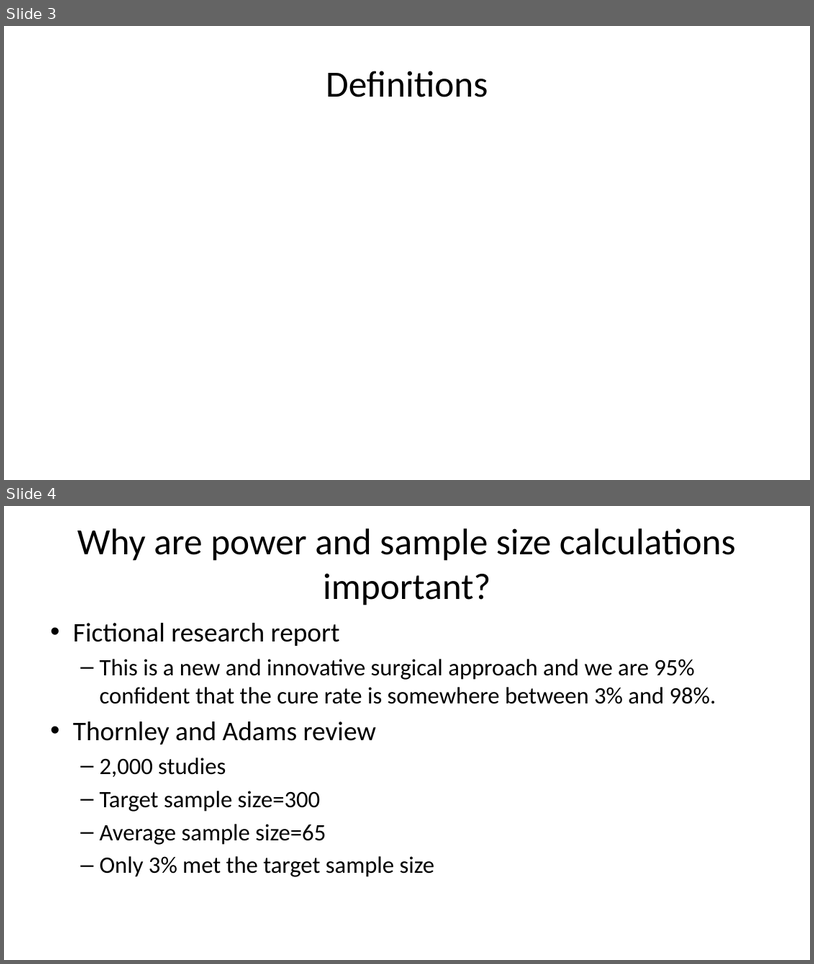
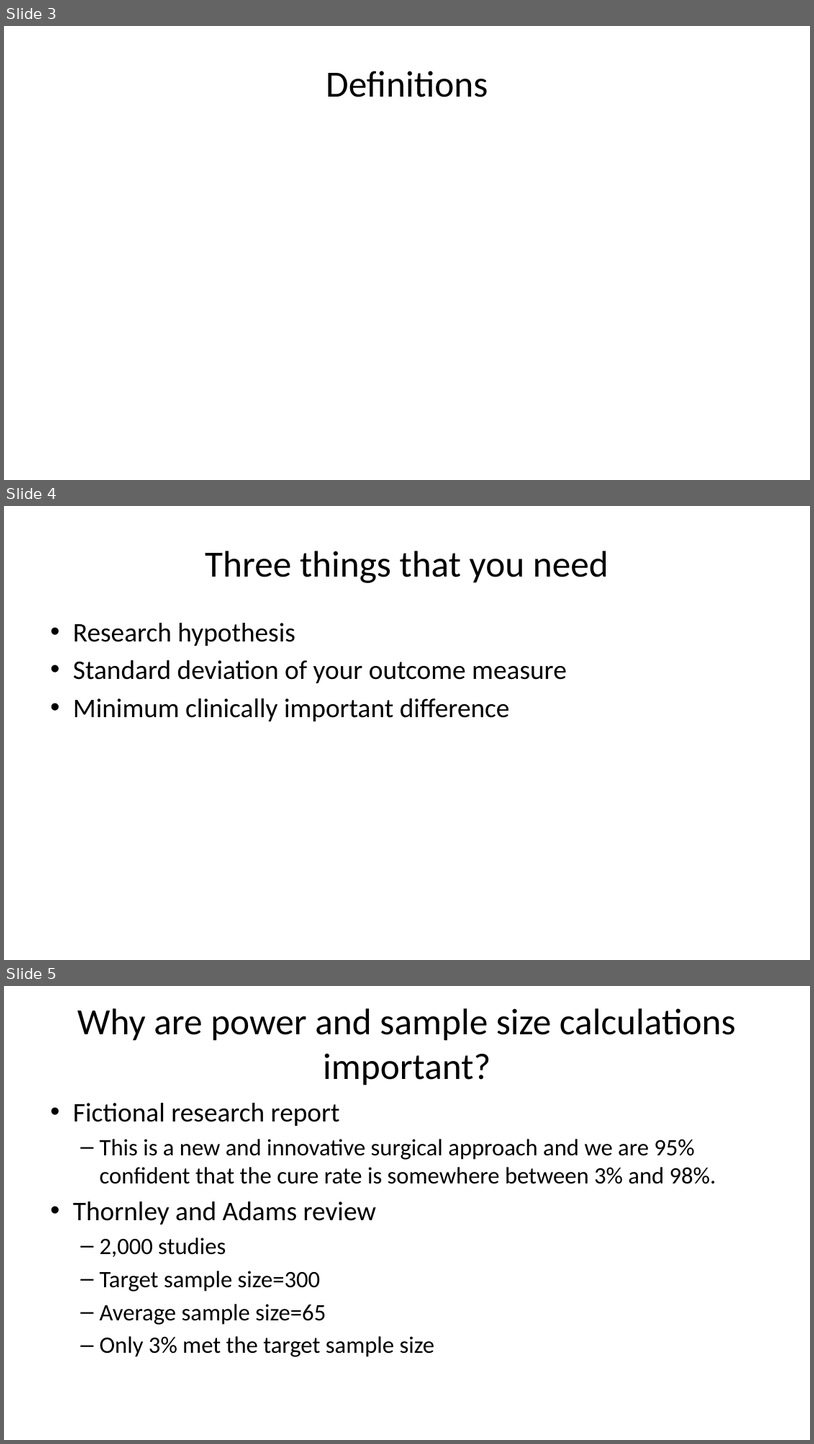
Before and after one commit to pmean/papers-and-presentations, a slide deck: power/power-and-sample-size-slides.pptx. Shown one above the other, each under a label of ours: slides 3 and 4 before the commit, slides 3, 4 and 5 after it. The pictures are 814x964 and 814x1444 pixels, drawn with LibreOffice and Linux fonts; fonts in the diff are those of the drawing. Boxes give left, top, right and bottom in pixels: in the first picture for what was removed or moved away, otherwise in the second. Text is boxed around its words. In the diff, an @@ line names an element or a change of style, - is before the commit and + after.

```diff
--- a/power/power-and-sample-size-slides.pptx
+++ b/power/power-and-sample-size-slides.pptx
@@ slide 4 added at <box>4,506,810,960</box>, background #FFFFFF @@
@@ title added at <box>205,551,609,583</box>, 44 pt, text #000000 @@
+Three things that you need
@@ text added at <box>73,623,567,721</box>, 32 pt, text #000000 @@
+• Research hypothesis
+• Standard deviation of your outcome measure
+• Minimum clinically important difference
@@ what was slide 4 is now slide 5 @@
```
Also in this commit, not shown: 2 slides changed, 12 other slides added, 1 other file.
